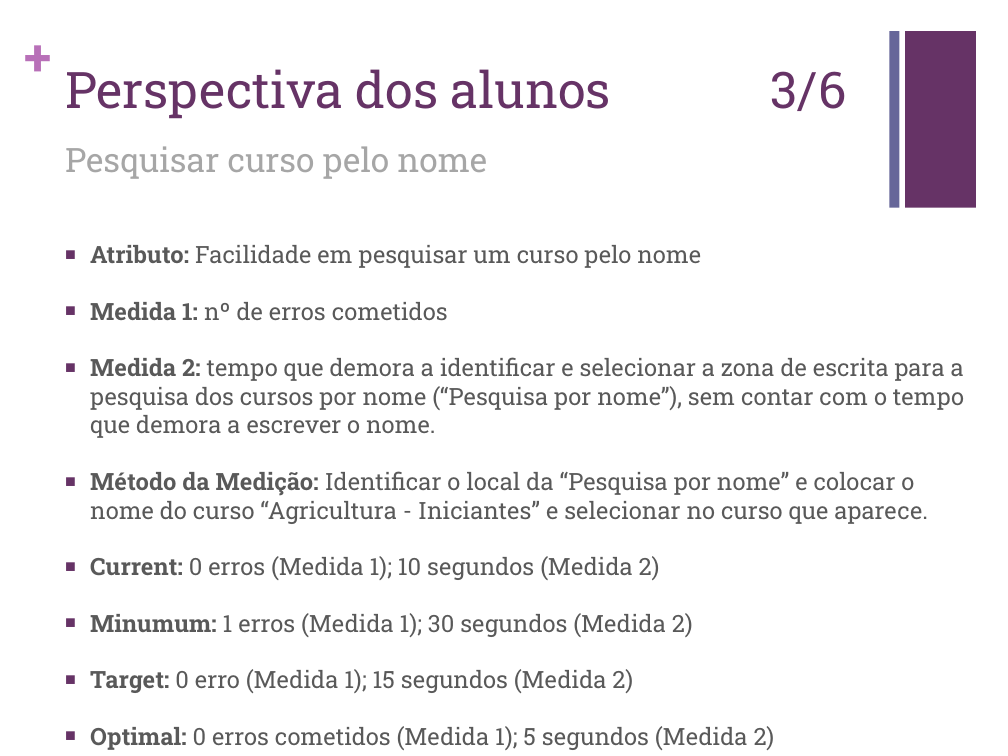
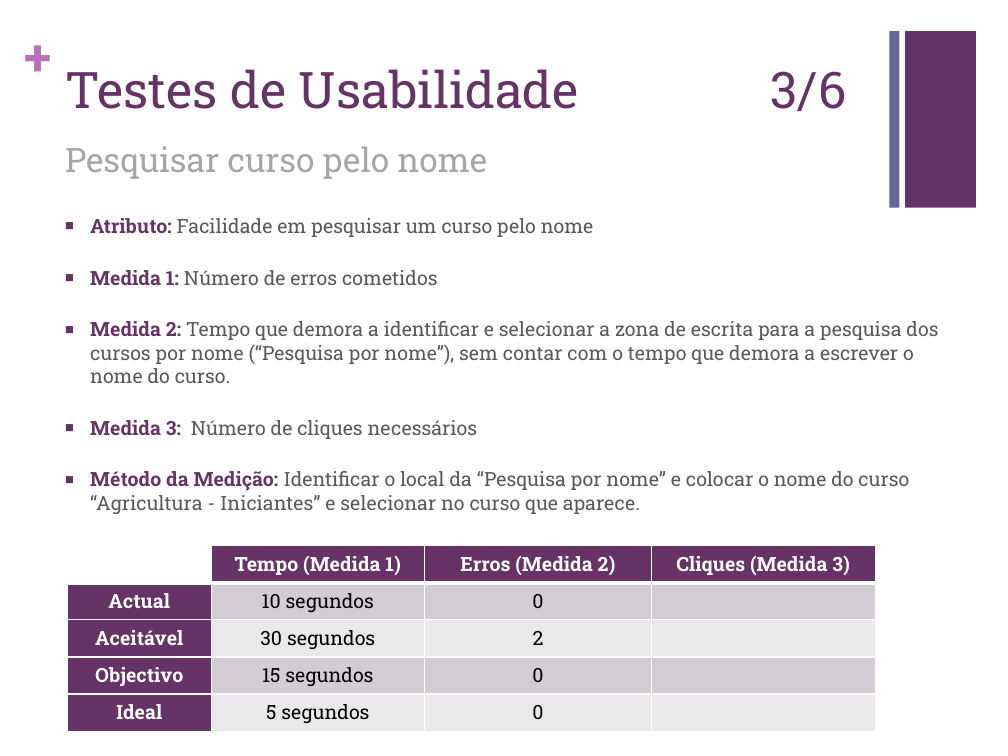
Before and after one commit to carboned4/C_C_U-2015-10, a slide deck: slide 7 of Aula 08/G10 - Apresentacao - Lab08.pptx (slide 5 before the commit). Drawn at 1008x756 pixels with LibreOffice and Linux fonts; fonts in the diff are those of the drawing. Boxes give left, top, right and bottom in pixels: in the first picture for what was removed or moved away, otherwise in the second. Text is boxed around its words. In the diff, an @@ line names an element or a change of style, - is before the commit and + after.

```diff
--- a/Aula 08/G10 - Apresentacao - Lab08.pptx
+++ b/Aula 08/G10 - Apresentacao - Lab08.pptx
@@ title at (65,69,847,111): text changed @@
-Perspectiva dos alunos 3/6
+Testes de Usabilidade 3/6
@@ text "Atributo: Facilidade em pesquisar um ...": place and size @@
-text "Atributo: Facilidade em pesquisar um ..." at (90,245,964,693)
+text "Atributo: Facilidade em pesquisar um ..." at (90,218,938,514)
@@ text at (90,218,909,514): size 17 to 14 pt in "Atributo: Facilidade em pesquisar um curso pelo ...", "Método da Medição: Identificar o local da ..."; text colour #595959 to #663366 in "Atributo:", "Método da Medição:" @@
@@ text at (90,270,938,439): text changed; size 17 to 14 pt @@
-■ Medida 1: nº de erros cometidos
-■ Medida 2: tempo que demora a identificar e selecionar a zona de escrita para a pesquisa dos cursos por nome (“Pesquisa por nome”), sem contar com o tempo que demora a escrever o nome.
+■ Medida 1: Número de erros cometidos
+■ Medida 2: Tempo que demora a identificar e selecionar a zona de escrita para a pesquisa dos cursos por nome (“Pesquisa por nome”), sem contar com o tempo que demora a escrever o nome do curso.
+■ Medida 3: Número de cliques necessários
@@ table added at (68,545,875,731), 5 rows, 4 columns @@
+ | Tempo (Medida 1) | Erros (Medida 2) | Cliques (Medida 3)
+Actual | 10 segundos | 0 | 
+Aceitável | 30 segundos | 2 | 
+Objectivo | 15 segundos | 0 | 
+Ideal | 5 segundos | 0 | 
@@ text at (90,556,693,693): paragraphs removed @@
-■ Current: 0 erros (Medida 1); 10 segundos (Medida 2)
-■ Minumum: 1 erros (Medida 1); 30 segundos (Medida 2)
-■ Target: 0 erro (Medida 1); 15 segundos (Medida 2)
-■ Optimal: 0 erros cometidos (Medida 1); 5 segundos (Medida 2)
```
Also in this commit, not shown: 7 other slides changed, 2 slides added.
